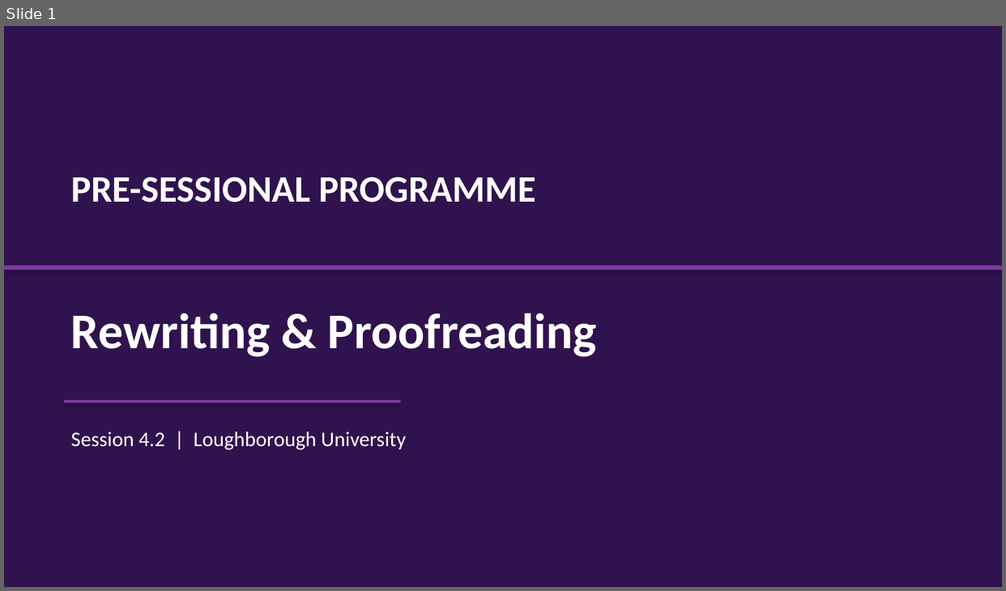
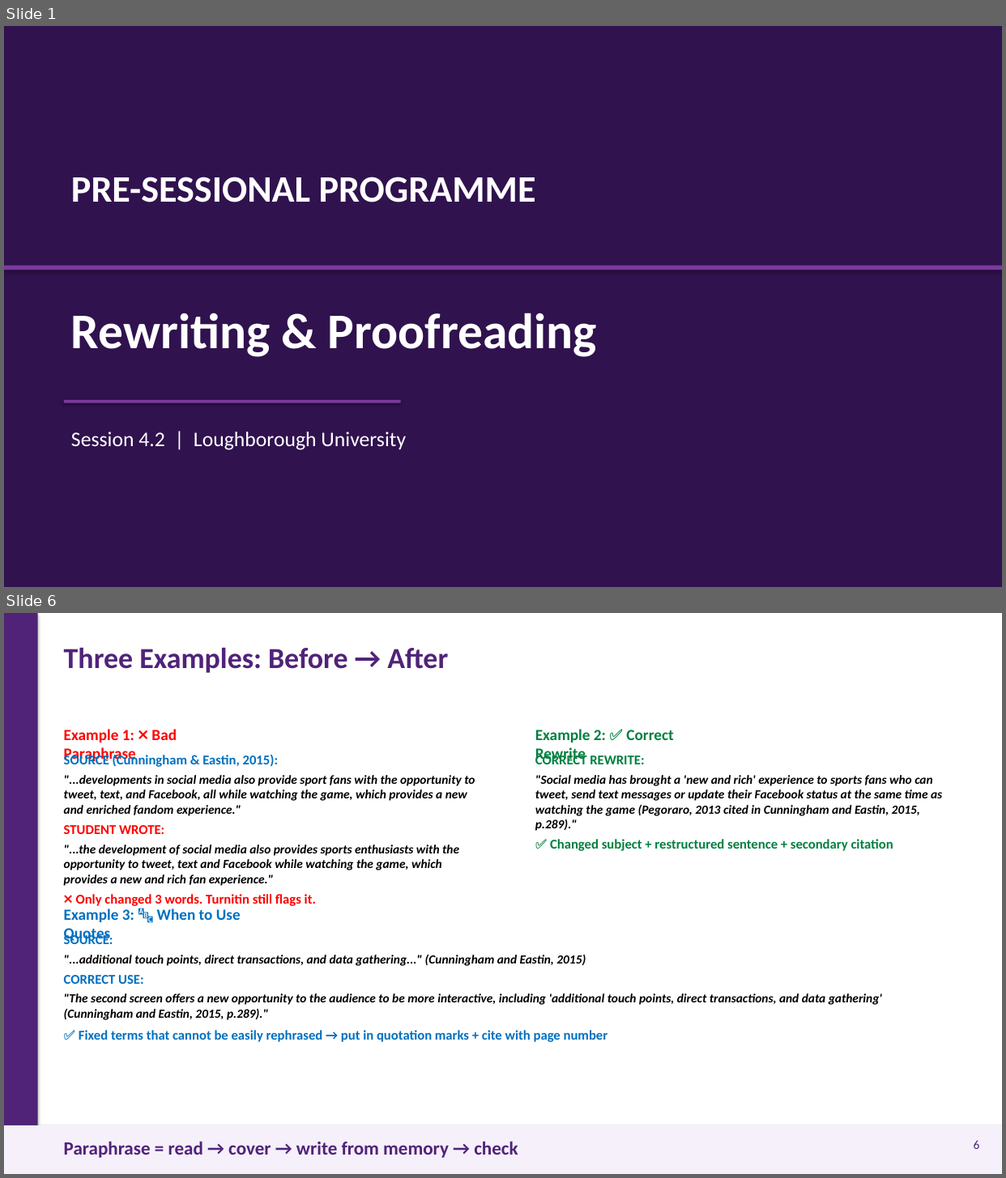
Before and after one commit to 975801846-star/workspace-outputs, a slide deck: Rewriting_Proofreading_Session4.2.pptx. Shown one above the other, each under a label of ours: slide 1 before the commit, slides 1 and 6 after it; the slides between them are not shown. The pictures are 1006x591 and 1006x1178 pixels, drawn with LibreOffice and Linux fonts; fonts in the diff are those of the drawing. Boxes give left, top, right and bottom in pixels: in the first picture for what was removed or moved away, otherwise in the second. Text is boxed around its words. In the diff, an @@ line names an element or a change of style, - is before the commit and + after.

Commit message:
v2: add three Before→After examples (bad paraphrase, correct rewrite, when to quote)

```diff
--- a/Rewriting_Proofreading_Session4.2.pptx
+++ b/Rewriting_Proofreading_Session4.2.pptx
@@ slide 6 added at <box>4,613,1002,1174</box>, background #FFFFFF @@
@@ rectangle added at <box>4,613,38,1174</box>, fill #502379 @@
@@ text added at <box>64,647,448,673</box>, 28 pt, text #502379, bold @@
+Three Examples: Before → After
@@ text added at <box>64,729,177,764</box>, 15 pt, text #FF0000, bold @@
+Example 1: ❌ Bad Paraphrase
@@ text added at <box>535,729,673,764</box>, 15 pt, text #008040, bold @@
+Example 2: ✅ Correct Rewrite
@@ text added at <box>64,754,475,906</box>, 12 pt, text #000000, bold, italic @@
+SOURCE (Cunningham & Eastin, 2015):
+"...developments in social media also provide sport fans with the opportunity to tweet, text, and Facebook, all while watching the game, which provides a new and enriched fandom experience."
+STUDENT WROTE:
+"...the development of social media also provides sports enthusiasts with the opportunity to tweet, text and Facebook while watching the game, which provides a new and rich fan experience."
+❌ Only changed 3 words. Turnitin still flags it.
@@ text added at <box>535,754,942,851</box>, 12 pt, text #000000, bold, italic @@
+CORRECT REWRITE:
+"Social media has brought a 'new and rich' experience to sports fans who can tweet, send text messages or update their Facebook status at the same time as watching the game (Pegoraro, 2013 cited in Cunningham and Eastin, 2015, p.289)."
+✅ Changed subject + restructured sentence + secondary citation
@@ text added at <box>64,909,241,943</box>, 15 pt, text #0070C0, bold @@
+Example 3: 🔤 When to Use Quotes
@@ text added at <box>64,933,882,1042</box>, 12 pt, text #000000, bold, italic @@
+SOURCE:
+"...additional touch points, direct transactions, and data gathering..." (Cunningham and Eastin, 2015)
+CORRECT USE:
+"The second screen offers a new opportunity to the audience to be more interactive, including 'additional touch points, direct transactions, and data gathering' (Cunningham and Eastin, 2015, p.289)."
+✅ Fixed terms that cannot be easily rephrased → put in quotation marks + cite with page number
@@ rectangle added at <box>4,1126,1002,1174</box>, fill #F5F0FA @@
@@ text added at <box>64,1141,518,1158</box>, 18 pt, text #502379, bold @@
+Paraphrase = read → cover → write from memory → check
@@ text added at <box>974,1140,980,1149</box>, 12 pt, text #502379 @@
+6
```
Also in this commit, not shown: 6 slides changed.
